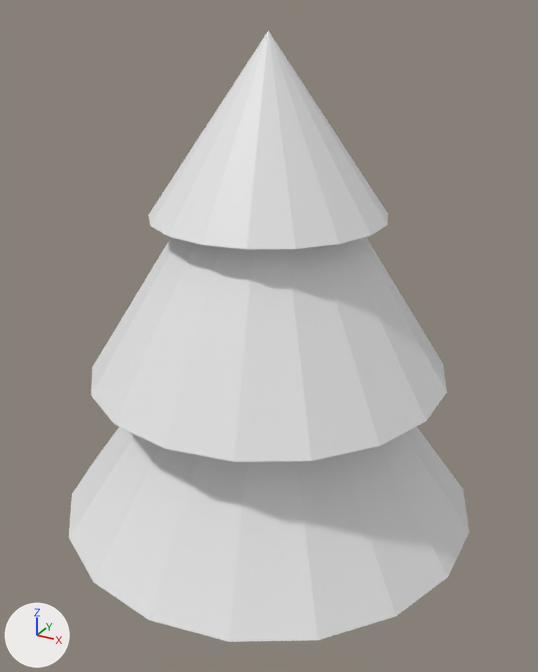
A saved change to the Blender file SpieleProgSoSe2017/Assets/Meshes/TerrainObjects/blend/Tree_Basic.blend.
Rendered twice from a camera (50 mm lens) standing at (4.23, -7.68, 8.24) and looking at (-0.06, 0.13, 4.33). Lighting does not change. The marker at lower left points along +X, +Y and +Z.

Script lines for the objects in view, before the commit:
```python
me_cylinder = bpy.data.meshes.new('Cylinder')
me_cylinder.from_pydata(...)  # 127 vertices, 127 faces; spans x -15.3..15.3, y -15.5..15.5, z -1.0..7.0
ob_treebasic = bpy.data.objects.new('TreeBasic', me_cylinder)
ob_treebasic.location = (0.0, 0.0, 1.0)
ob_treebasic.scale = (0.178, 0.178, 1.0)
```
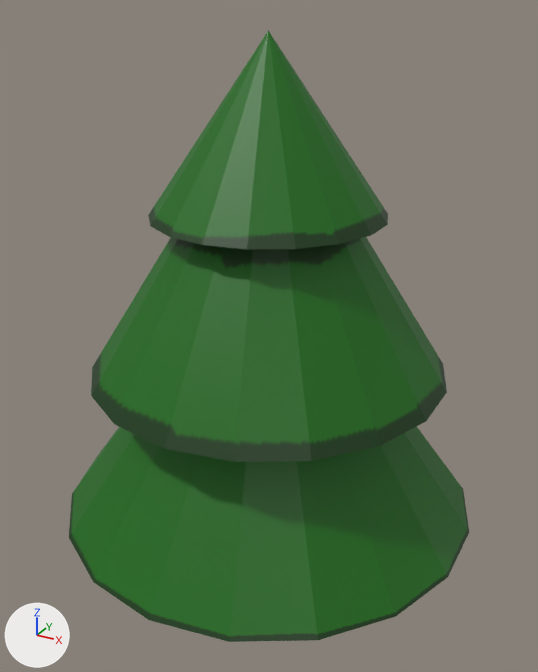
The edits, one by one:
Picture 'TreeBasicTexture1' (img_treebasictexture1) is new.
Material 'TreeBasicTexture1' (mat_treebasictexture1) is new.
Its texture is img_treebasictexture1.
me_cylinder has 127 vertices, 127 faces and spans x -15.3..15.3, y -15.5..15.5, z -1.0..7.0.
me_cylinder now uses material mat_treebasictexture1 (picture img_treebasictexture1).

What differs and where, as boxes [x1, y1, x2, y2] in the pictures (538 x 672 px):
'TreeBasic', recoloured (white to green): [69, 30, 469, 642] in both
